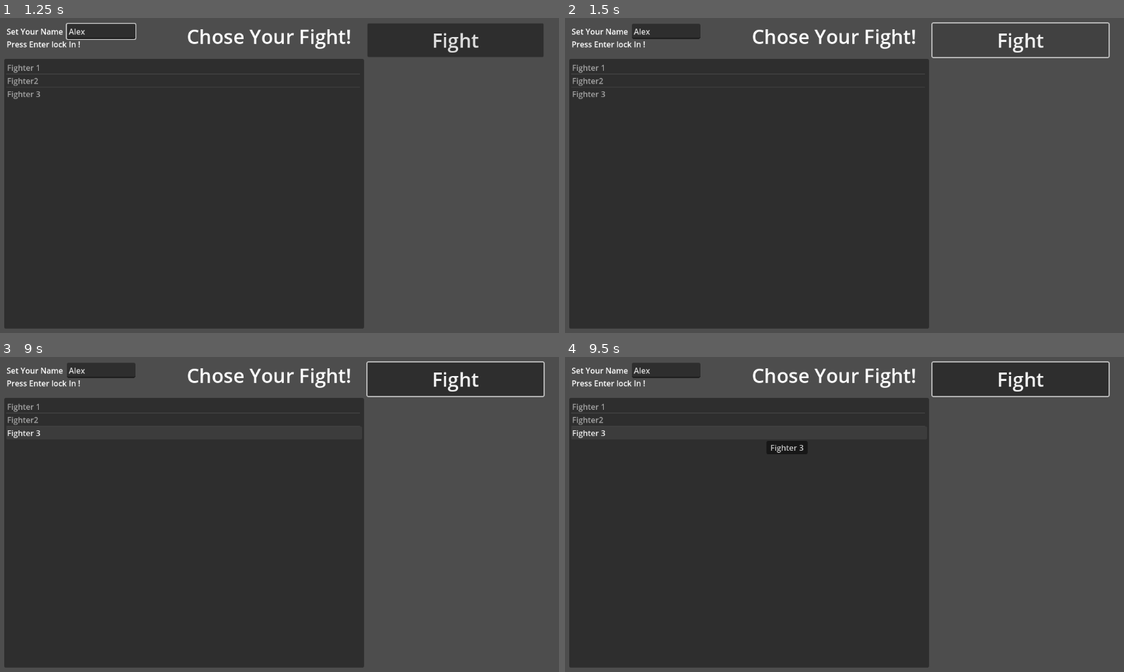
Above: before the commit, frames 1-4 (two rows, left to right).
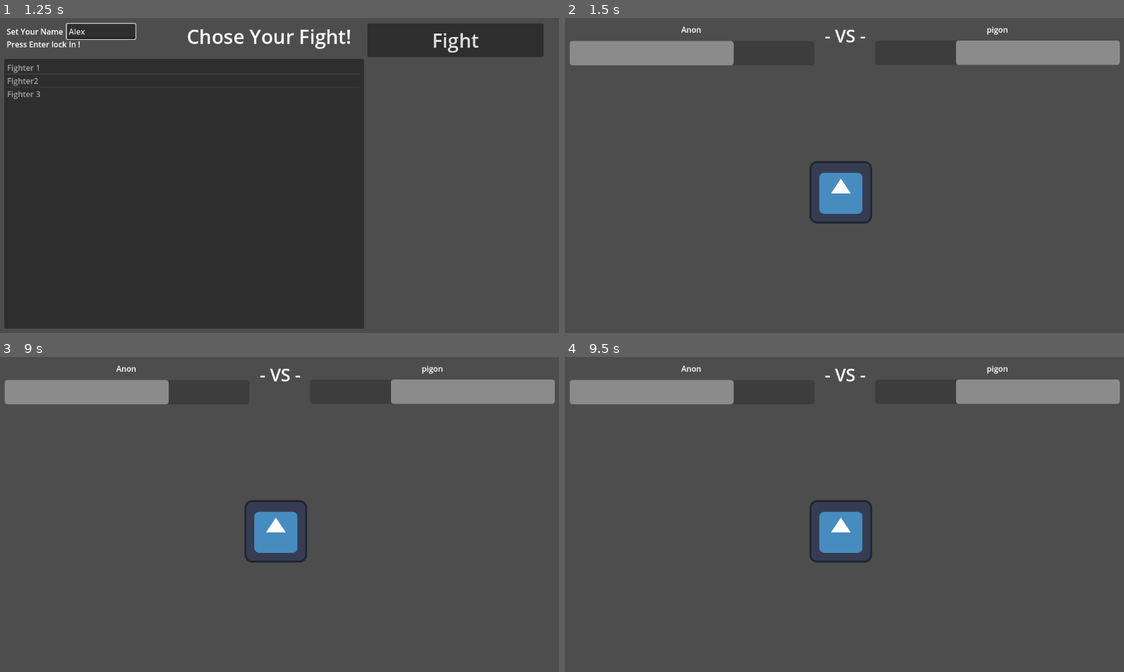
Above: after the commit, the same moments.

Repository: potentiallyPartial/2025Gamejam
Game: Godot game, scene res://scenes/menu.tscn
Same seed, same stepped clock (60 frames per second), same inputs: the game is played once before the commit and once after it. The project has no main scene, so this scene is started directly. The engine's default icon, where the game draws it, is replaced by a stand-in: a white triangle on a blue panel in a dark square.
Inputs (mouse positions are in pixels of both pictures, inside the frame that each line leads up to):
- Up to frame 1 (1.25 s): click (100, 30) at 0.52 s; type "Alex" at 0.6 s
- Up to frame 2 (1.5 s): click "Fight" at 1.25 s
- Up to frame 3 (9 s): click (452, 379) at 2 s, where only the run before the commit has a clickable "Fight"; click (452, 379) at 2.75 s, where only the run before the commit has a clickable "Fight"; tap Enter every 0.75 s from 3.5 to 7.25 s; move the mouse to (408, 498) at 3.52 s; move the mouse to (167, 530) at 4.27 s; move the mouse to (335, 445) at 5.02 s; move the mouse to (251, 577) at 5.77 s; move the mouse to (452, 561) at 6.52 s; move the mouse to (111, 467) at 7.27 s; move the mouse to (307, 514) at 8.02 s; move the mouse to (195, 435) at 8.77 s
- Up to frame 4 (9.5 s): no input

Frame 1 is identical in both runs. In frame 2, 59% of the frame differs, in the area x 0-100%, y 1-99%; in frame 3, 58%; in frame 4, 58%.
Error before the commit: Parse Error: Identifier "Master" not declared in the current scope. (res://scenes/menu.gd:16)

Commit message:
spright layout

Diff:
--- a/project.godot
+++ b/project.godot
@@ -11,11 +11,19 @@
 [application]
 
 config/name="kGame"
-config/features=PackedStringArray("4.2", "Mobile")
+config/features=PackedStringArray("4.0", "Mobile")
 config/icon="res://assets/icon.svg"
+
+[autoload]
+
+Master="*res://scripts/master.gd"
 
 [input]
 
+lClick={
+"deadzone": 0.5,
+"events": []
+}
 Up={
 "deadzone": 0.5,
 "events": [Object(InputEventKey,"resource_local_to_scene":false,"resource_name":"","device":-1,"window_id":0,"alt_pressed":false,"shift_pressed":false,"ctrl_pressed":false,"meta_pressed":false,"pressed":false,"keycode":0,"physical_keycode":87,"key_label":0,"unicode":119,"echo":false,"script":null)
--- a/scenes/Enemy.tscn
+++ b/scenes/Enemy.tscn
@@ -1,6 +1,10 @@
-[gd_scene load_steps=2 format=3 uid="uid://duxyb42raqwr"]
+[gd_scene load_steps=3 format=3 uid="uid://duxyb42raqwr"]
 
 [ext_resource type="Script" path="res://scripts/Enemy.gd" id="1_7f8jo"]
+[ext_resource type="Texture2D" uid="uid://dtmjlj6cucbpd" path="res://assets/icon.svg" id="2_y7mxf"]
 
 [node name="Enemy" type="Node2D"]
 script = ExtResource("1_7f8jo")
+
+[node name="enemySpright" type="Sprite2D" parent="."]
+texture = ExtResource("2_y7mxf")
--- a/scenes/Player.tscn
+++ b/scenes/Player.tscn
@@ -1,12 +1,18 @@
-[gd_scene load_steps=3 format=3 uid="uid://btej26h3gmqfw"]
+[gd_scene load_steps=4 format=3 uid="uid://dd1m8hf7jxwp3"]
 
 [ext_resource type="PackedScene" uid="uid://duxyb42raqwr" path="res://scenes/Enemy.tscn" id="1_2g3nk"]
+[ext_resource type="Texture2D" uid="uid://dtmjlj6cucbpd" path="res://assets/icon.svg" id="2_ejowg"]
 
 [sub_resource type="GDScript" id="GDScript_yxn0c"]
 script/source = "extends Node2D
 
 @export var boolPrintPlayerMovesToTerminal=false;
 @onready var enemyInfo = $Enemy;
+@onready var pUp = $playerUp;
+@onready var pDown = $playerDown;
+@onready var pLeft = $playerLeft;
+@onready var pRight = $playerRight;
+@onready var handShow = $handShow;
 
 var playerMoves = Array([], TYPE_INT, \"\", null);
 var defenseLen = 3;
@@ -17,18 +23,26 @@
 func detectMove():
 	if Input.is_action_just_pressed(\"Up\"):
 		playerMoves.append(1);
+		pUp.set_visible(true);
+		handShow.start();
 		if boolPrintPlayerMovesToTerminal == true:
 			print(\"up\");
 	if Input.is_action_just_pressed(\"Down\"):
 		playerMoves.append(3);
+		pDown.set_visible(true);
+		handShow.start();
 		if boolPrintPlayerMovesToTerminal == true:
 			print(\"down\");
 	if Input.is_action_just_pressed(\"Left\"):
 		playerMoves.append(4);
+		pLeft.set_visible(true);
+		handShow.start();
 		if boolPrintPlayerMovesToTerminal == true:
 			print(\"left\");
 	if Input.is_action_just_pressed(\"Right\"):
 		playerMoves.append(2);
+		pRight.set_visible(true);
+		handShow.start();
 		if boolPrintPlayerMovesToTerminal == true:
 			print(\"right\");
 
@@ -110,9 +124,42 @@
 
 
 
+
+
+func _on_hand_show_timeout():
+	pDown.set_visible(false);
+	pLeft.set_visible(false);
+	pRight.set_visible(false);
+	pUp.set_visible(false);
 "
 
 [node name="Player" type="Node2D"]
 script = SubResource("GDScript_yxn0c")
 
 [node name="Enemy" parent="." instance=ExtResource("1_2g3nk")]
+position = Vector2(565, 357)
+
+[node name="playerUp" type="Sprite2D" parent="."]
+visible = false
+position = Vector2(563, 202)
+texture = ExtResource("2_ejowg")
+
+[node name="playerDown" type="Sprite2D" parent="."]
+visible = false
+position = Vector2(566, 535)
+texture = ExtResource("2_ejowg")
+
+[node name="playerLeft" type="Sprite2D" parent="."]
+visible = false
+position = Vector2(855, 364)
+texture = ExtResource("2_ejowg")
+
+[node name="playerRight" type="Sprite2D" parent="."]
+visible = false
+position = Vector2(282, 355)
+texture = ExtResource("2_ejowg")
+
+[node name="handShow" type="Timer" parent="."]
+wait_time = 0.25
+
+[connection signal="timeout" from="handShow" to="." method="_on_hand_show_timeout"]
--- a/scenes/mainWorld.tscn
+++ b/scenes/mainWorld.tscn
@@ -1,12 +1,16 @@
 [gd_scene load_steps=4 format=3 uid="uid://xfn5iqe6375d"]
 
 [ext_resource type="Script" path="res://scripts/mainWorld.gd" id="1_mtsx8"]
-[ext_resource type="PackedScene" uid="uid://duxyb42raqwr" path="res://scenes/Enemy.tscn" id="2_sow5i"]
-[ext_resource type="PackedScene" uid="uid://btej26h3gmqfw" path="res://scenes/Player.tscn" id="3_isrva"]
+[ext_resource type="PackedScene" uid="uid://dd1m8hf7jxwp3" path="res://scenes/Player.tscn" id="3_isrva"]
+[ext_resource type="PackedScene" path="res://scenes/ui.tscn" id="4_m1ssw"]
 
 [node name="Main" type="Node2D"]
 script = ExtResource("1_mtsx8")
 
-[node name="Enemy" parent="." instance=ExtResource("2_sow5i")]
+[node name="Player" parent="." instance=ExtResource("3_isrva")]
 
-[node name="Player" parent="." instance=ExtResource("3_isrva")]
+[node name="Ui" parent="." instance=ExtResource("4_m1ssw")]
+offset_left = 1.0
+offset_top = -1.0
+offset_right = 1.0
+offset_bottom = -1.0
--- a/scenes/menu.tscn
+++ b/scenes/menu.tscn
@@ -1,13 +1,14 @@
-[gd_scene load_steps=2 format=3 uid="uid://6lckb77p7twg"]
+[gd_scene load_steps=2 format=3 uid="uid://bara3c25rfaa4"]
 
-[ext_resource type="Script" path="res://scenes/menu.gd" id="1_r2nlg"]
+[ext_resource type="Script" path="res://scripts/menu.gd" id="1_aye65"]
 
 [node name="Menu" type="Control"]
 layout_mode = 3
 anchors_preset = 0
-script = ExtResource("1_r2nlg")
+script = ExtResource("1_aye65")
 
 [node name="setyourname" type="Label" parent="."]
+layout_mode = 0
 offset_left = 15.0
 offset_top = 16.0
 offset_right = 139.0
@@ -16,6 +17,7 @@
 Press Enter lock In !"
 
 [node name="nameSeter" type="LineEdit" parent="."]
+layout_mode = 0
 offset_left = 138.0
 offset_top = 12.0
 offset_right = 278.0
@@ -25,6 +27,7 @@
 caret_blink_interval = 0.5
 
 [node name="choseFight" type="Label" parent="."]
+layout_mode = 0
 offset_left = 383.0
 offset_top = 10.0
 offset_right = 716.0
--- a/scenes/ui.tscn
+++ b/scenes/ui.tscn
@@ -1,6 +1,6 @@
-[gd_scene load_steps=2 format=3 uid="uid://ctar8fqpfun80"]
+[gd_scene load_steps=2 format=3]
 
-[ext_resource type="Script" path="res://scenes/ui.gd" id="1_jb6sg"]
+[ext_resource type="Script" path="res://scripts/ui.gd" id="1_jb6sg"]
 
 [node name="Ui" type="Control"]
 layout_mode = 3
--- a/scenes/menu.gd
+++ b/scripts/menu.gd
@@ -21,4 +21,4 @@
 
 func _on_button_pressed():
 	Master.setFighter();
-	get_tree().change_scene_to_file("res://scenes/ui.tscn");
+	get_tree().change_scene_to_file("res://scenes/mainWorld.tscn");
Renamed: scenes/ui.gd -> scripts/ui.gd
